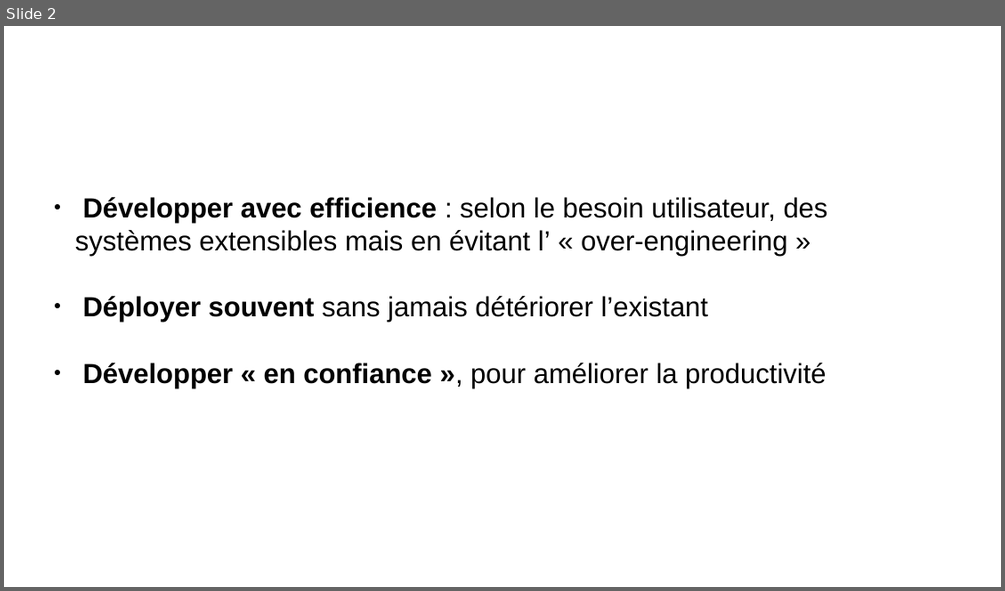
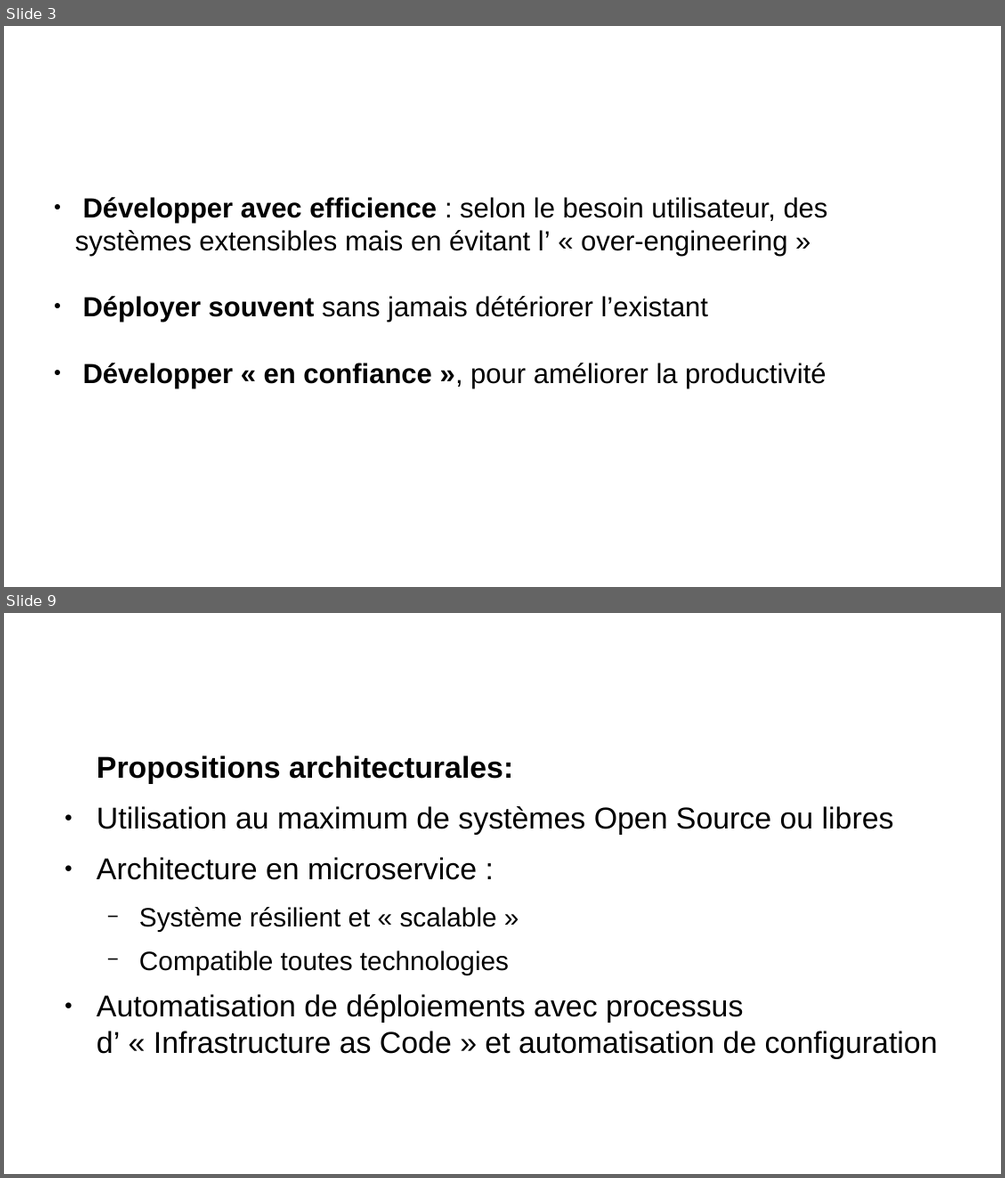
Before and after one commit to remipassmoilesel/ci-cd-plan, a slide deck: ci-cd-plan.odp. Shown one above the other, each under a label of ours: slide 2 before the commit, slides 3 and 9 after it; the slides between them are not shown. The pictures are 1005x591 and 1005x1178 pixels, drawn with LibreOffice and Linux fonts; fonts in the diff are those of the drawing; background and template pictures are left out. Boxes give left, top, right and bottom in pixels: in the first picture for what was removed or moved away, otherwise in the second. Text is boxed around its words. In the diff, an @@ line names an element or a change of style, - is before the commit and + after.

```diff
--- a/ci-cd-plan.odp
+++ b/ci-cd-plan.odp
@@ slide 9 added at (4,613,1001,1174), background #FFFFFF @@
@@ title added at (54,634,748,727), 35.7 pt, text #FFFFFF @@
+Écosystème technologique
@@ text added at (97,755,938,1059), 24.1 pt, text #000000 @@
+Propositions architecturales:
+● Utilisation au maximum de systèmes Open Source ou libres
+● Architecture en microservice :
+  − Système résilient et « scalable »
+  − Compatible toutes technologies
+● Automatisation de déploiements avec processus d’ « Infrastructure as Code » et automatisation de configuration
@@ what was slide 2 is now slide 3 @@
```
Also in this commit, not shown: 10 slides changed, 7 other slides added, 3 slides removed.
